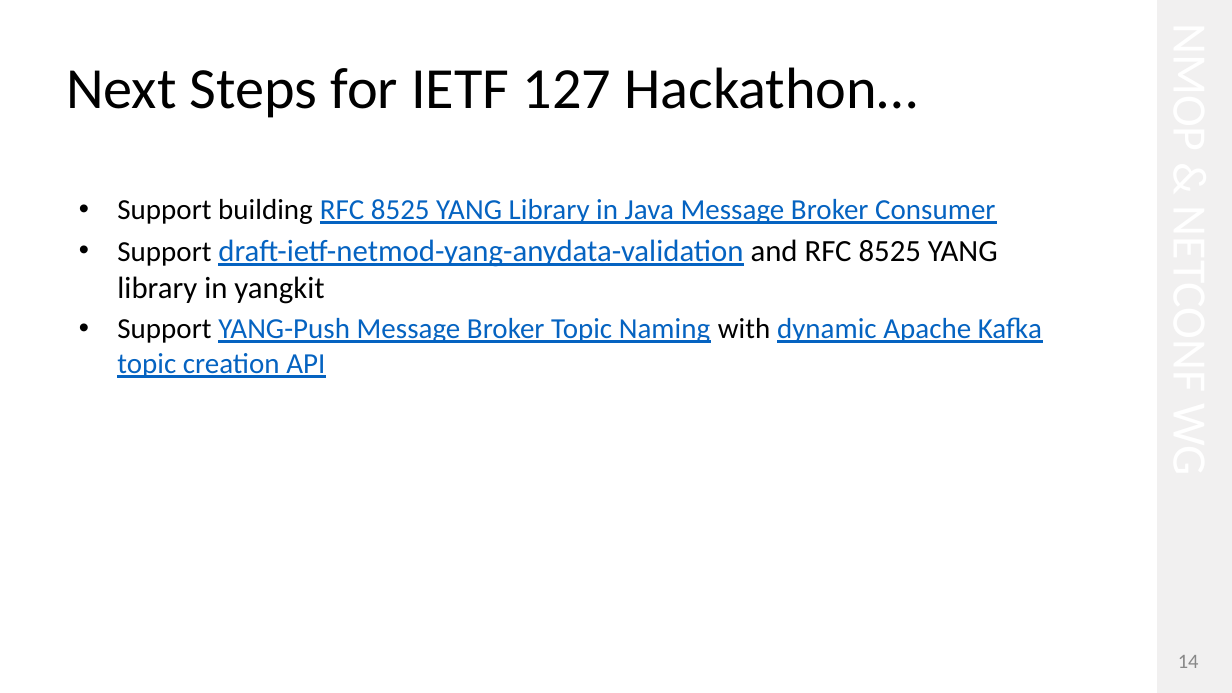
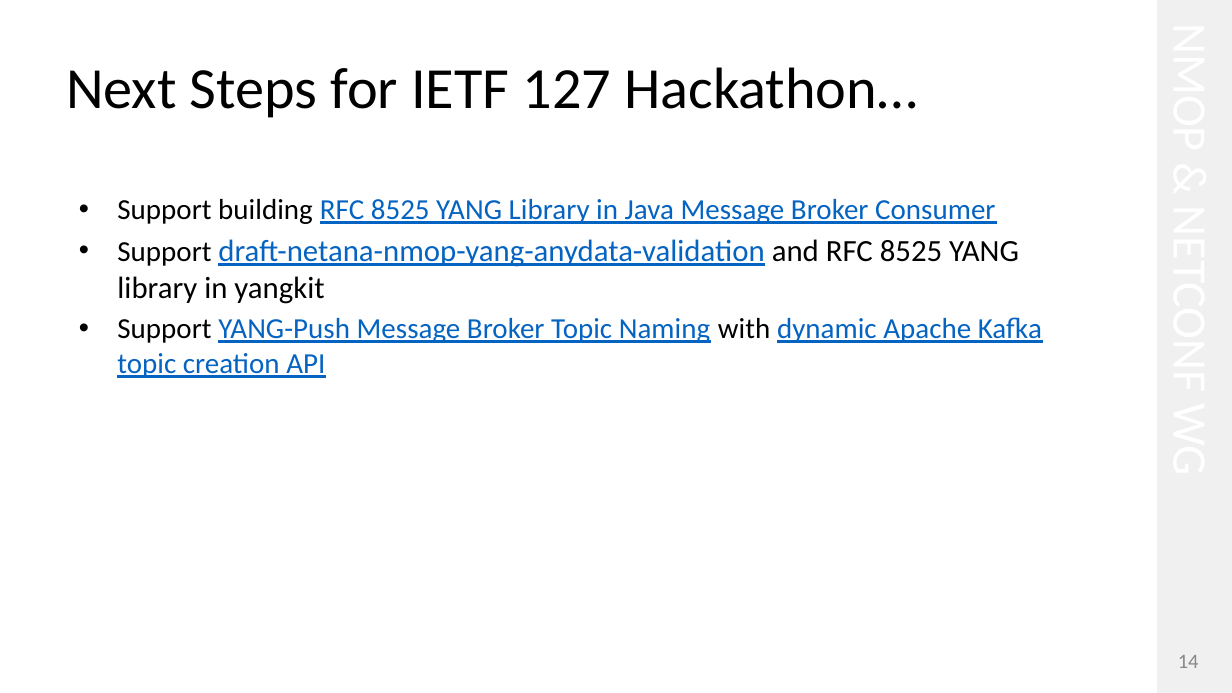
Before and after one commit to network-analytics/ietf-network-analytics-document-status, a slide deck: slide 14 of 126/Hackathon/ietf-126-hackathon-validate-e2e-yp-message-broker.pptx. Drawn at 1232x693 pixels with LibreOffice and Linux fonts; fonts in the diff are those of the drawing. Boxes give left, top, right and bottom in pixels: in the first picture for what was removed or moved away, otherwise in the second. Text is boxed around its words. In the diff, an @@ line names an element or a change of style, - is before the commit and + after.

```diff
--- a/126/Hackathon/ietf-126-hackathon-validate-e2e-yp-message-broker.pptx
+++ b/126/Hackathon/ietf-126-hackathon-validate-e2e-yp-message-broker.pptx
@@ text at bbox=[117, 239, 1019, 304]: text changed @@
-• Support draft-ietf-netmod-yang-anydata-validation and RFC 8525 YANG library in yangkit
+• Support draft-netana-nmop-yang-anydata-validation and RFC 8525 YANG library in yangkit
```
Also in this commit, not shown: 1 other slide changed, 2 other files.
